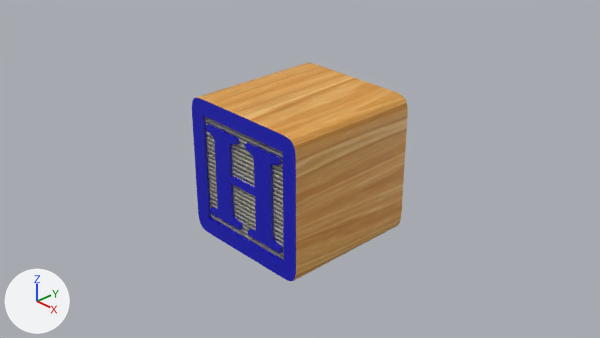
The Blender file src/resources/meshes/block_A/block.blend as it was, and as the next commit left it.
Rendered twice from the file's camera 'Camera'. The axes (+X, +Y, +Z) are drawn at lower left. The lights are the same throughout.
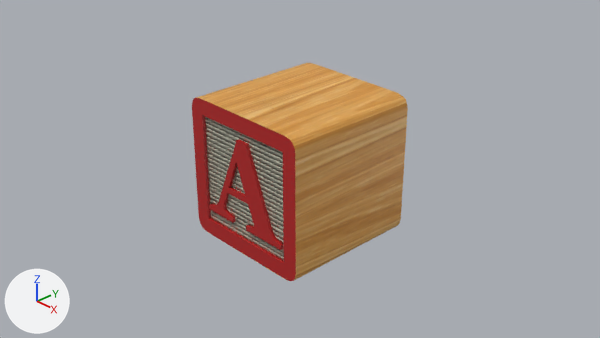
Pixel boxes (x1, y1, x2, y2) of what changed, in the pictures (600 x 338 px):
'H', deleted (blue)
    before: (206, 124, 283, 253)
'A', added (red)
    after: (209, 139, 283, 250)
part 1 of me_plane, recoloured (blue to red)
    both: (192, 98, 296, 281)

The change in detail:
Material 'red' (mat_red) is new.
Its base color is (0.477, 0.0143, 0.0143) (red #b82020).
me_plane has 40 vertices, 33 faces and spans x -1.0..1.0, y -1.0..1.0, z 0.0..0.04.
me_plane is used by ob_plane; location (0.0, -1.0, 0.0); rotation (1.571, 0.0, 3.142), in degrees (90, 0, 180).
me_plane part 1: all 24 faces that had it switch from mat_blue (blue #0e0fc0) to mat_red (red #b82020).
Object 'H' (ob_h) is deleted.
Object 'A' (ob_a) is new; it shows a copy of the mesh of ob_a.
Its location is (0.0, 0.0, 0.0).
Its rotation in degrees is (90, 0, 0).
It gains a ARRAY modifier named 'Array'.
Modifier setting: constant_offset_displace = (0.0, 0.0, 0.0).
Modifier setting: use_relative_offset = False.
Modifier setting: use_object_offset = True.
Modifier setting: offset_object = ob_centerrotation.
